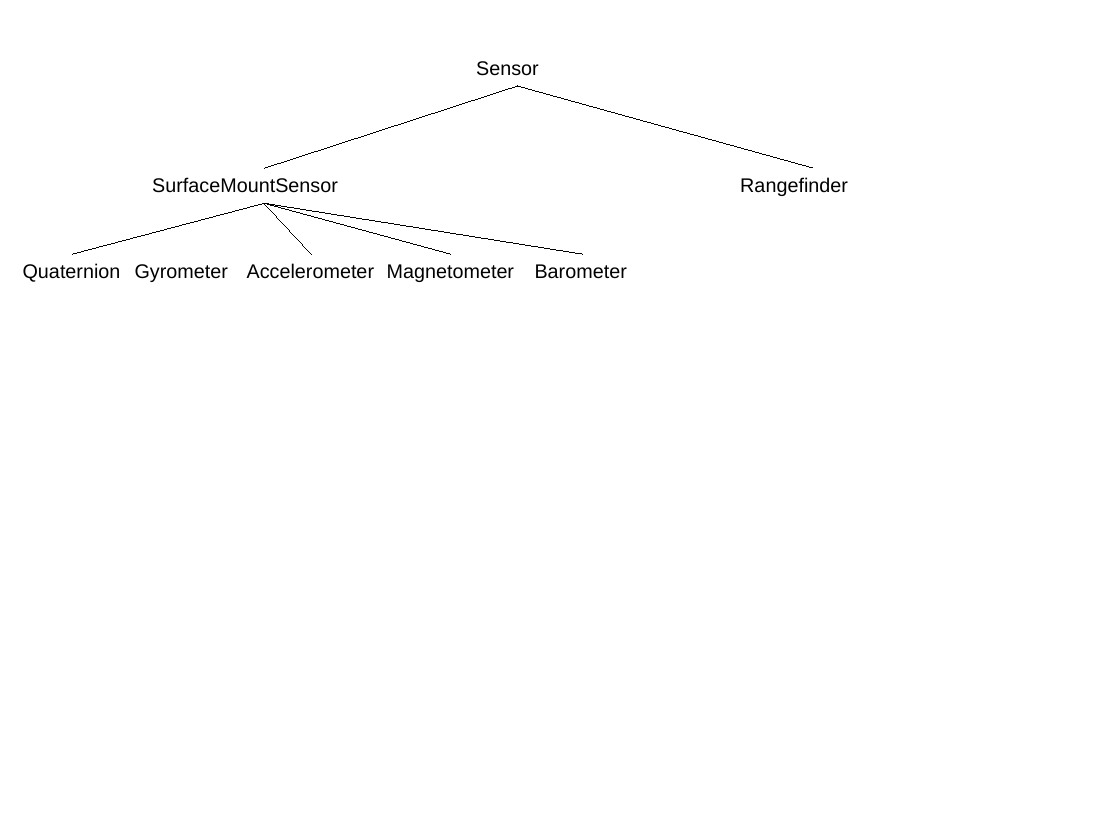
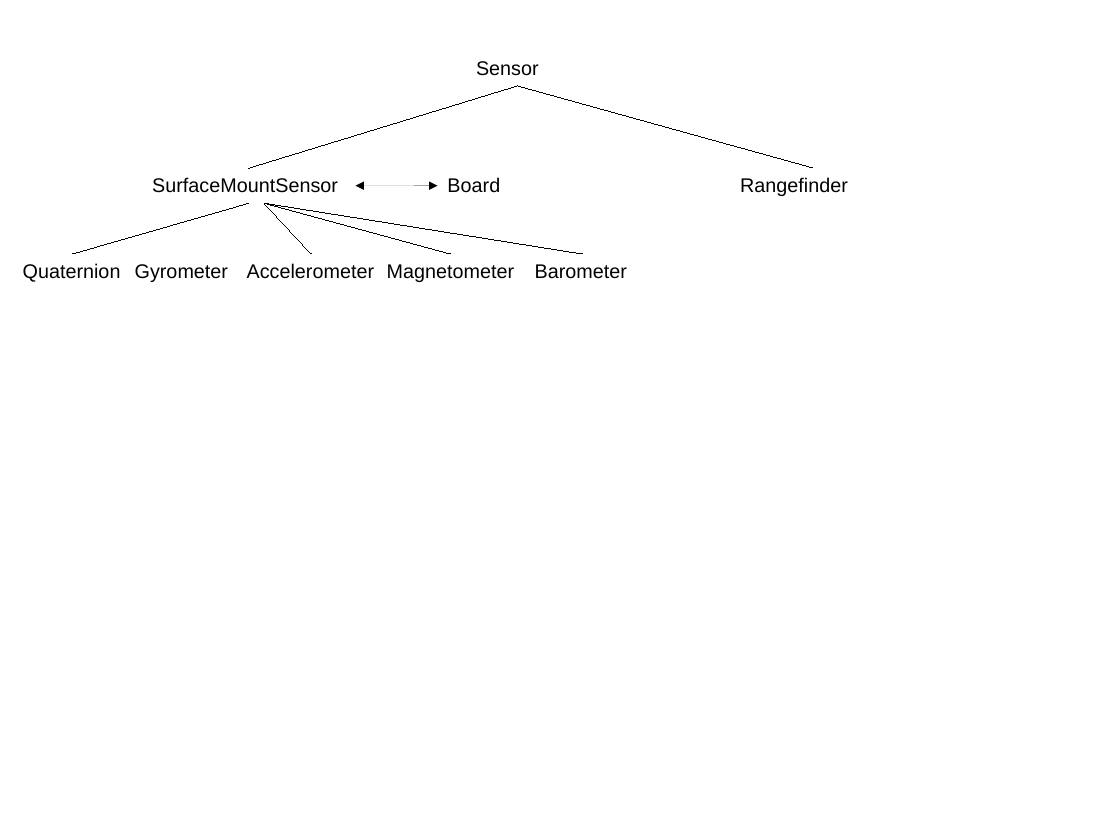
Before and after one commit to simondlevy/Hackflight, a slide deck: slide 1 of extras/media/sensors.pptx. Drawn at 1120x840 pixels with LibreOffice and Linux fonts; fonts in the diff are those of the drawing. Boxes give left, top, right and bottom in pixels: in the first picture for what was removed or moved away, otherwise in the second. Text is boxed around its words. In the diff, an @@ line names an element or a change of style, - is before the commit and + after.

```diff
--- a/extras/media/sensors.pptx
+++ b/extras/media/sensors.pptx
@@ freeform shape added at (x1=249, y1=86, x2=517, y2=169), outline #000000 0.75 pt @@
@@ line removed from (517, 86) to (264, 169) @@
@@ text added at (x1=447, y1=177, x2=500, y2=193), 14 pt, text #000000 @@
+Board
@@ line removed from (264, 203) to (72, 254) @@
@@ freeform shape added at (x1=72, y1=203, x2=249, y2=254), outline #000000 0.75 pt @@
@@ line moved from (264, 203) - (451, 254) to (356, 186) - (438, 186) @@
@@ line (356, 186) - (438, 186): line to double arrow @@
```
Also in this commit, not shown: 3 other files.
